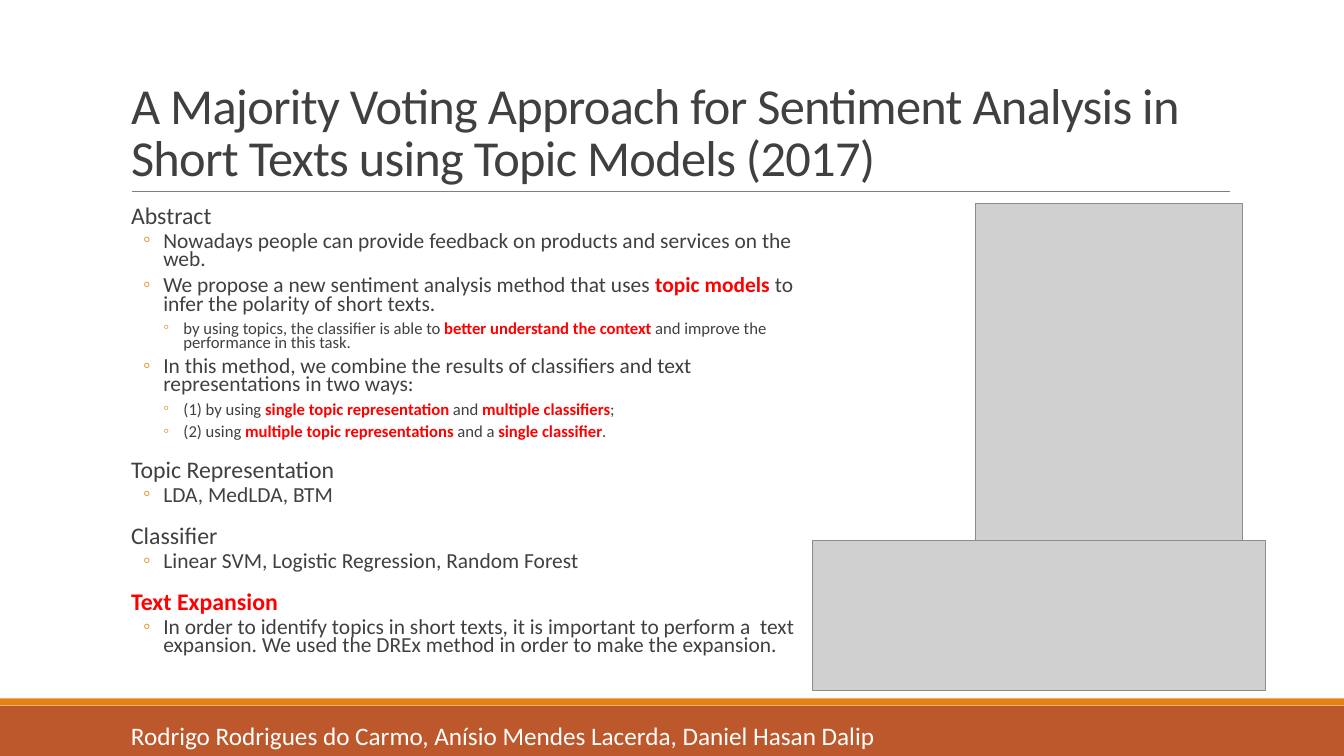
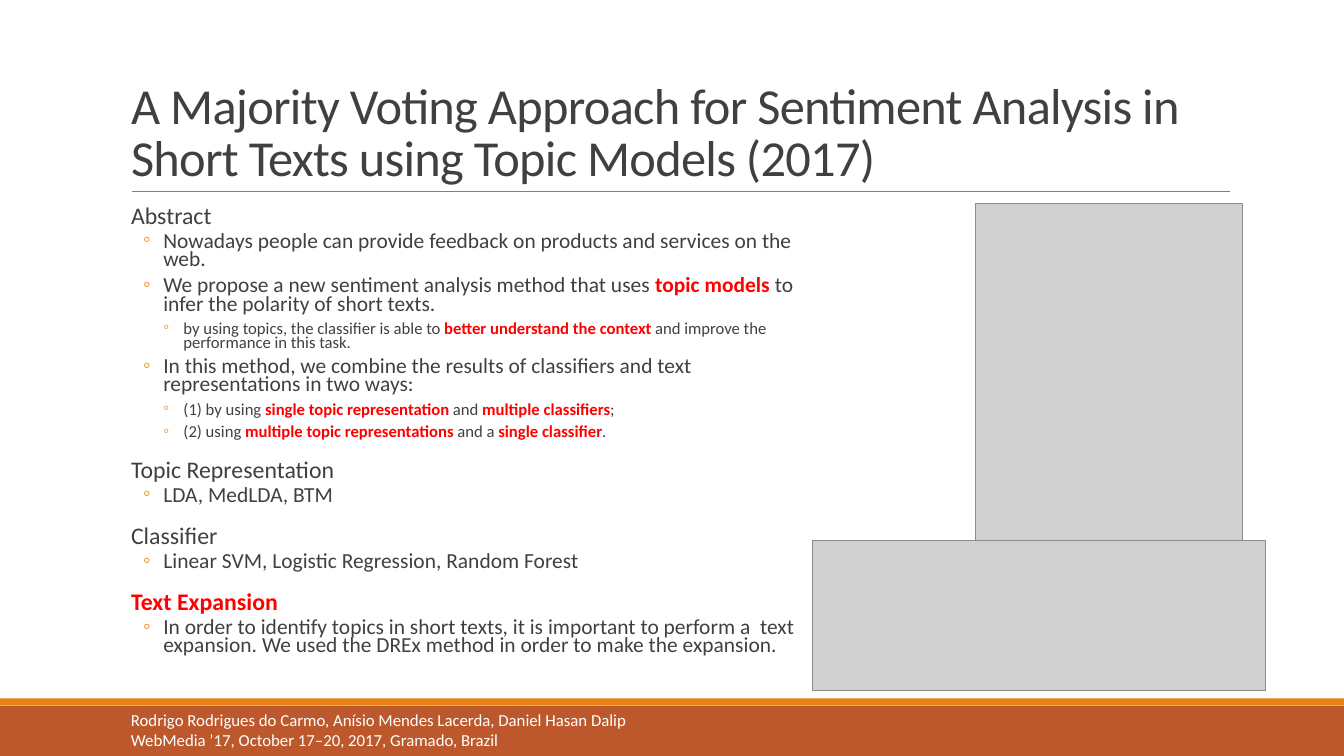
Before and after one commit to liangxh/grad, a slide deck: slide 5 of [报告] Text Emotion Detection.pptx. Drawn at 1344x756 pixels with LibreOffice and Linux fonts; fonts in the diff are those of the drawing; grey boxes stand for pictures. Boxes give left, top, right and bottom in pixels: in the first picture for what was removed or moved away, otherwise in the second. Text is boxed around its words. In the diff, an @@ line names an element or a change of style, - is before the commit and + after.

```diff
--- a/[报告] Text Emotion Detection.pptx
+++ b/[报告] Text Emotion Detection.pptx
@@ text "Rodrigo Rodrigues do Carmo, Anísio ...": place and size @@
-text "Rodrigo Rodrigues do Carmo, Anísio ..." at (131,727,874,750)
+text "Rodrigo Rodrigues do Carmo, Anísio ..." at (131,714,626,748)
@@ text at (131,714,626,729): size 18 to 12 pt in "Rodrigo Rodrigues do Carmo, Anísio Mendes Lacerda, ..." @@
@@ text at (131,734,498,748): paragraph added @@
+WebMedia ’17, October 17–20, 2017, Gramado, Brazil
```
Also in this commit, not shown: 11 other slides changed, 3 slides added, 5 other files.
